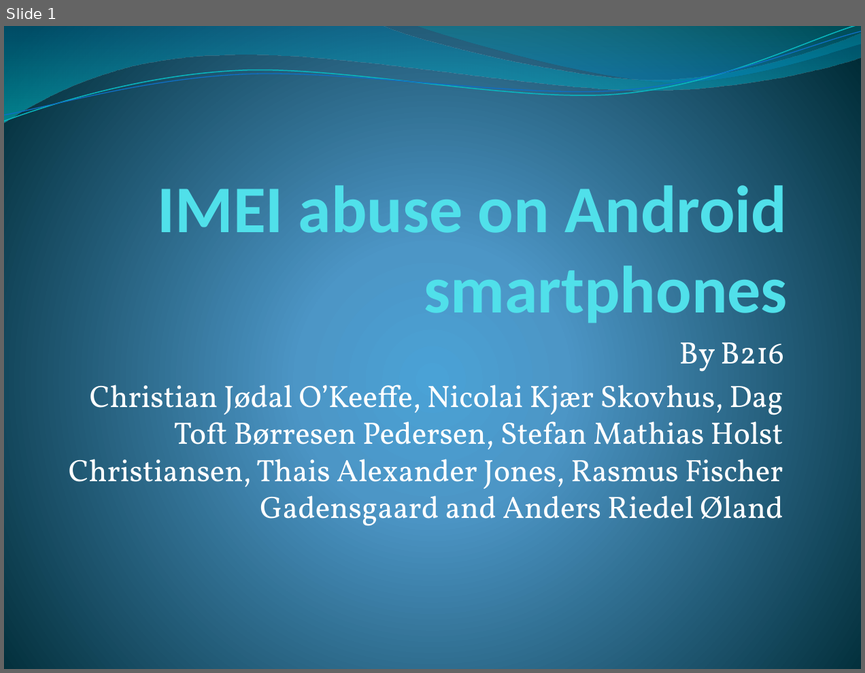
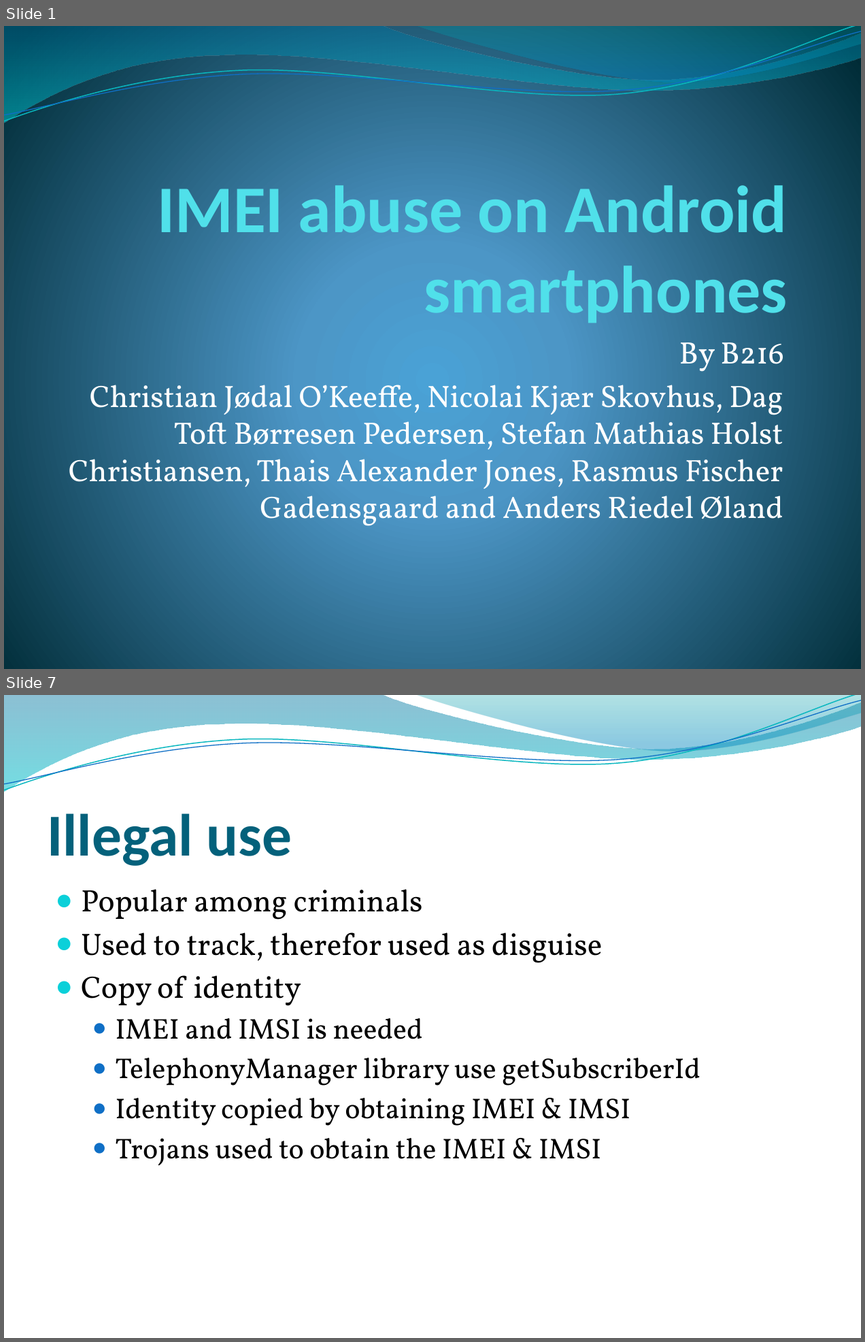
Before and after one commit to christianokeeffe/p0-uni, a slide deck: p0-uni/IMEI abuse on Android smartphones.pptx. Shown one above the other, each under a label of ours: slide 1 before the commit, slides 1 and 7 after it; the slides between them are not shown. The pictures are 865x673 and 865x1342 pixels, drawn with LibreOffice and Linux fonts; fonts in the diff are those of the drawing; background and template pictures are left out. Boxes give left, top, right and bottom in pixels: in the first picture for what was removed or moved away, otherwise in the second. Text is boxed around its words. In the diff, an @@ line names an element or a change of style, - is before the commit and + after.

```diff
--- a/p0-uni/IMEI abuse on Android smartphones.pptx
+++ b/p0-uni/IMEI abuse on Android smartphones.pptx
@@ slide 7 added at (4, 695, 861, 1338), background picture (left out); not listed: 4 template elements that a slide beside it also shows @@
@@ title added at (47, 813, 292, 866), 50 pt, text #04617B, bold @@
+Illegal use
@@ text added at (81, 889, 700, 1166), 24 pt, text #000000 @@
+● Popular among criminals
+● Used to track, therefor used as disguise
+● Copy of identity
+  ● IMEI and IMSI is needed
+  ● TelephonyManager library use getSubscriberId
+  ● Identity copied by obtaining IMEI & IMSI
+  ● Trojans used to obtain the IMEI & IMSI
```
Also in this commit, not shown: 1 slide changed, 9 other slides added, 1 other file.
